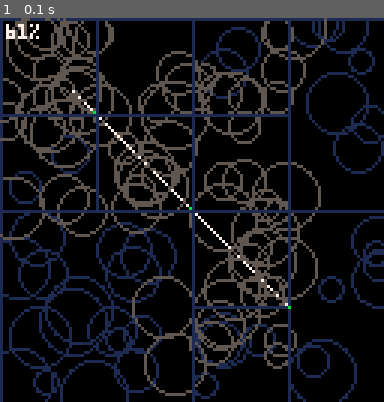
Above: before the commit, frame 1.
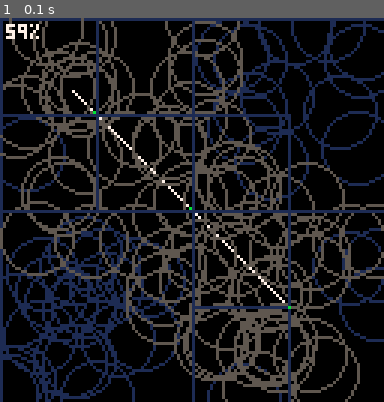
Above: after the commit, the same moment.

Repository: freds72/daggers
Game: PICO-8 cartridge carts/bench.p8
Two runs of this game, one before a commit and one after it. Both use one fixed random seed, a clock stepped at 60 frames per second and the inputs below.
Inputs:
- Up to frame 1 (0.1 s): no input

The runs differ from the first frame. In frame 1, 39% of the frame differs, in the area x 0-100%, y 0-100%.

Commit message:
optimized callback check

Diff:
--- a/carts/bench.lua
+++ b/carts/bench.lua
@@ -45,7 +45,7 @@
   for i=1,100 do
     local thing=add(_things,{
       p={rnd(128),rnd(128)},
-      r=4+rnd(8)
+      r=12--4+rnd(12) -- max: 12
     })
     local node=classify_point(_nodes,thing.p,thing.r)
     node.things[thing]=true
@@ -80,11 +80,12 @@
   local side,dist=root.classify(p0,0)
   local other_side,other_dist=root.classify(p1,0)
   -- use current node
-  cb(root,p0,p1)
+  if root.leaf or side!=other_side or dist<24 or other_dist<24 then
+    cb(root,p0,p1)
+  end
   if(root.leaf) return
 
   if side==other_side then
-    -- stradling?
     if side!=3 then
       -- go left or right
       intersect(root[side],p0,p1,cb)
@@ -134,13 +135,14 @@
 
   line(_p0[1],_p0[2],_p1[1],_p1[2],7)
   local count=0
-  intersect(_nodes,_p0,_p1,function(node)
+  intersect(_nodes,_p0,_p1,function(node,p0,p1)
+    local c=5
     local x0,y0=unpack(node.mins)
     local x1,y1=unpack(node.maxs)
     rect(x0,y0,x1,y1,1)
     for thing in pairs(node.things) do
       local x,y=thing.p[1],thing.p[2]
-      circ(x,y,thing.r,5)
+      circ(x,y,thing.r,c)
       count+=1
     end
   end)
